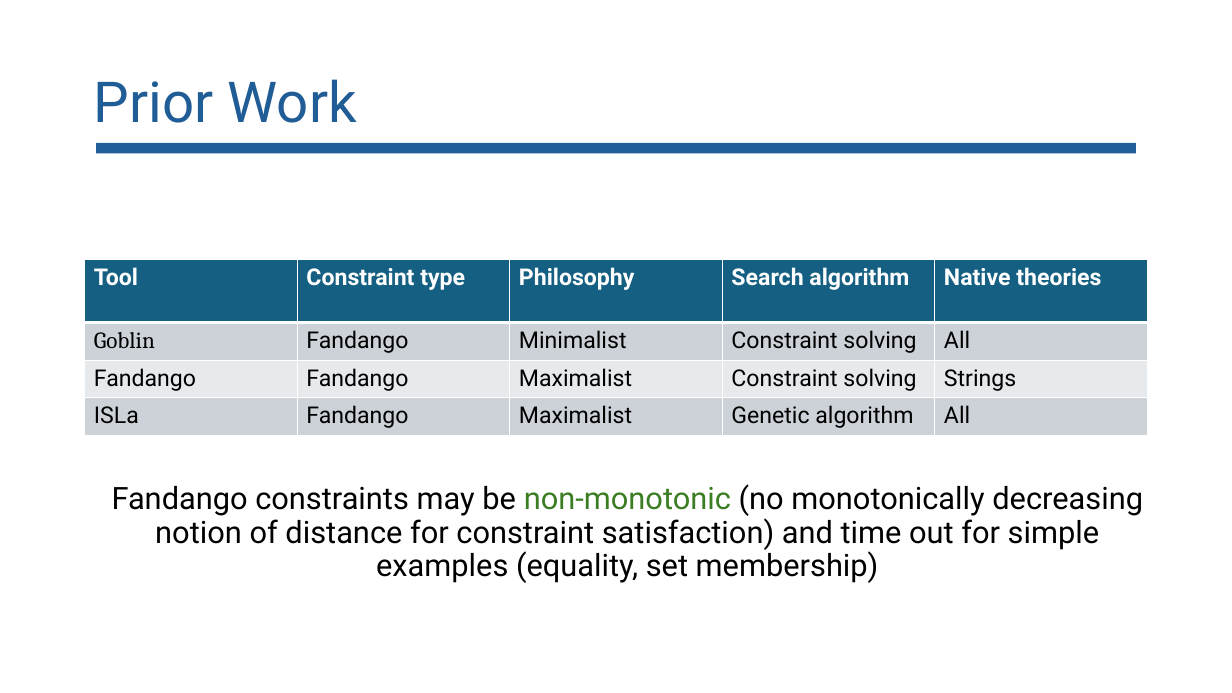
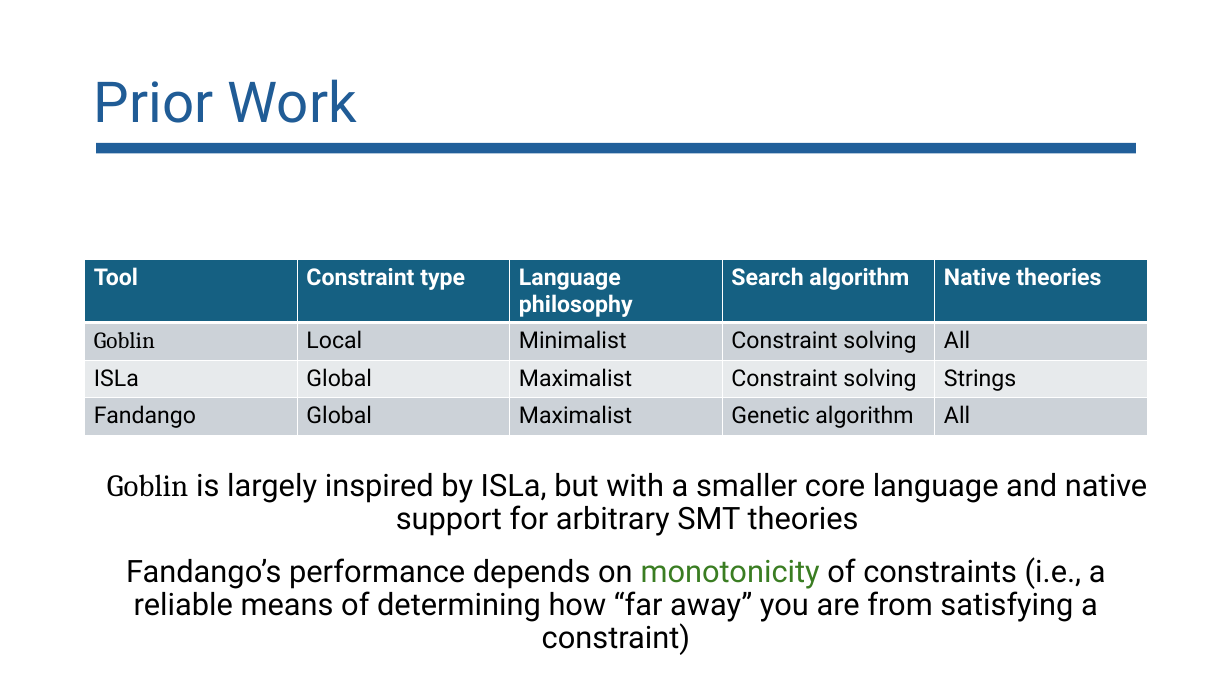
Before and after one commit to lorchrob/goblin_slides, a slide deck: slide 17 of goblin_slides.pptx (slide 16 before the commit). Drawn at 1232x693 pixels with LibreOffice and Linux fonts; fonts in the diff are those of the drawing. Boxes give left, top, right and bottom in pixels: in the first picture for what was removed or moved away, otherwise in the second. Text is boxed around its words. In the diff, an @@ line names an element or a change of style, - is before the commit and + after.

Commit message:
Update

```diff
--- a/goblin_slides.pptx
+++ b/goblin_slides.pptx
@@ table at box(85, 260, 1148, 437) @@
-row 1, column 3: Philosophy
+row 1, column 3: Language philosophy
-row 2, column 2: Fandango
+row 2, column 2: Local
-row 3, column 1: Fandango
+row 3, column 1: ISLa
-row 3, column 2: Fandango
+row 3, column 2: Global
-row 4, column 1: ISLa
+row 4, column 1: Fandango
-row 4, column 2: Fandango
+row 4, column 2: Global
@@ text added at box(107, 473, 1147, 536), 24 pt, text #000000 @@
+Goblin is largely inspired by ISLa, but with a smaller core language and native support for arbitrary SMT theories
@@ text at box(126, 557, 1106, 655): text changed @@
-Fandango constraints may be non-monotonic (no monotonically decreasing notion of distance for constraint satisfaction) and time out for simple examples (equality, set membership)
+Fandango’s performance depends on monotonicity of constraints (i.e., a reliable means of determining how “far away” you are from satisfying a constraint)
```
Also in this commit, not shown: 25 other slides changed, 1 slide added.
